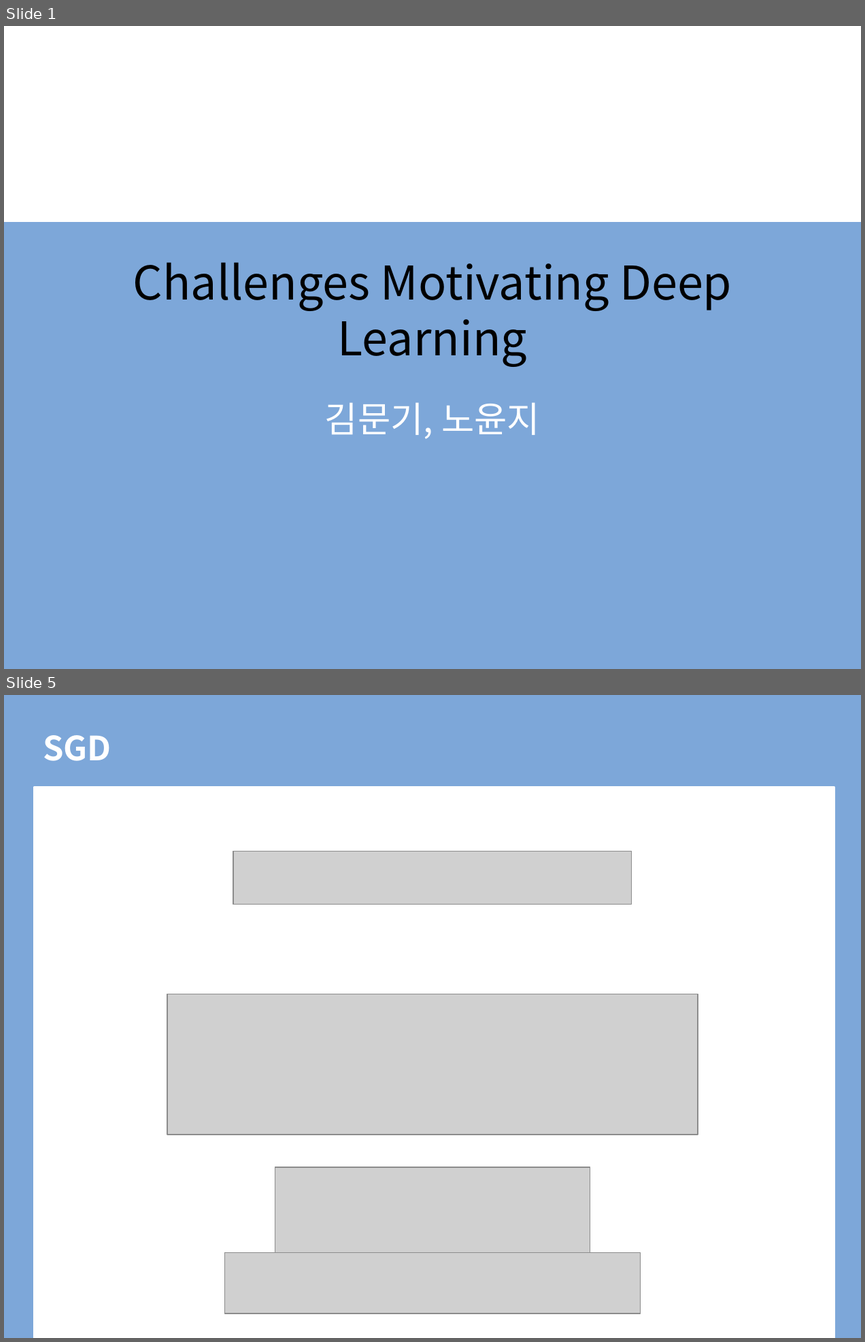
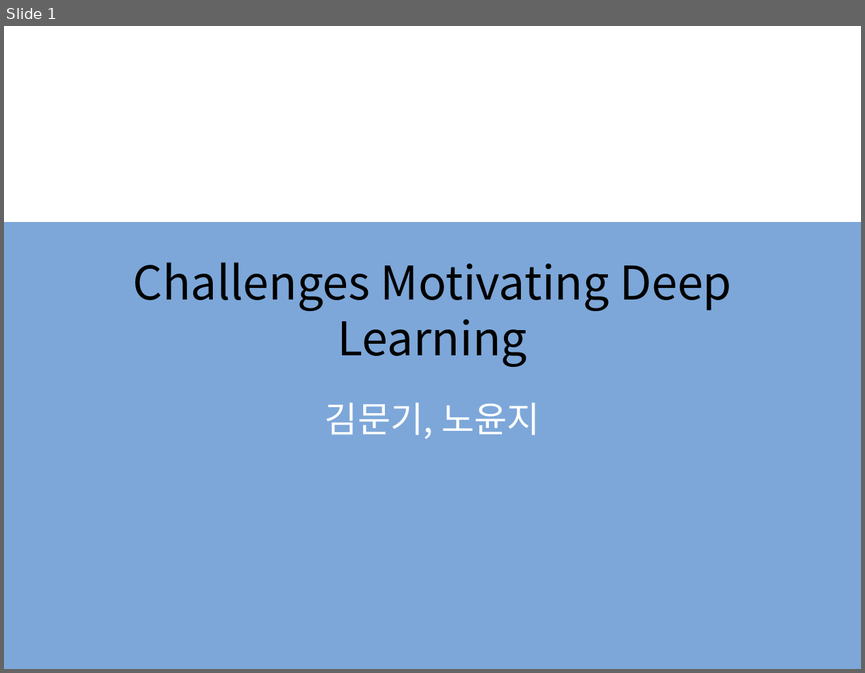
Before and after one commit to BLINK-ONCE/Storage, a slide deck: files/presentation/ppt/5.11 Challenges Motivating Deep Learning.pptx. Shown one above the other, each under a label of ours: slides 1 and 5 before the commit, slide 1 after it; the slides between them are not shown. The pictures are 865x1342 and 865x673 pixels, drawn with LibreOffice and Linux fonts; fonts in the diff are those of the drawing; grey boxes stand for pictures; background and template pictures are left out. Boxes give left, top, right and bottom in pixels: in the first picture for what was removed or moved away, otherwise in the second. Text is boxed around its words. In the diff, an @@ line names an element or a change of style, - is before the commit and + after.

```diff
--- a/files/presentation/ppt/5.11 Challenges Motivating Deep Learning.pptx
+++ b/files/presentation/ppt/5.11 Challenges Motivating Deep Learning.pptx
@@ slide 5 removed at [4,695,861,1338], background #FFFFFF @@
@@ rectangle removed at [4,695,861,1338] @@
@@ title removed at [43,735,111,761] @@
-SGD
@@ rectangle removed at [34,787,834,1338] @@
@@ picture removed at [234,851,632,904] @@
@@ picture removed at [167,994,697,1134] @@
@@ picture removed at [275,1167,589,1272] @@
@@ picture removed at [225,1253,640,1314] @@
```
Also in this commit, not shown: 1 slide changed, 5 slides added, 7 other slides removed.
